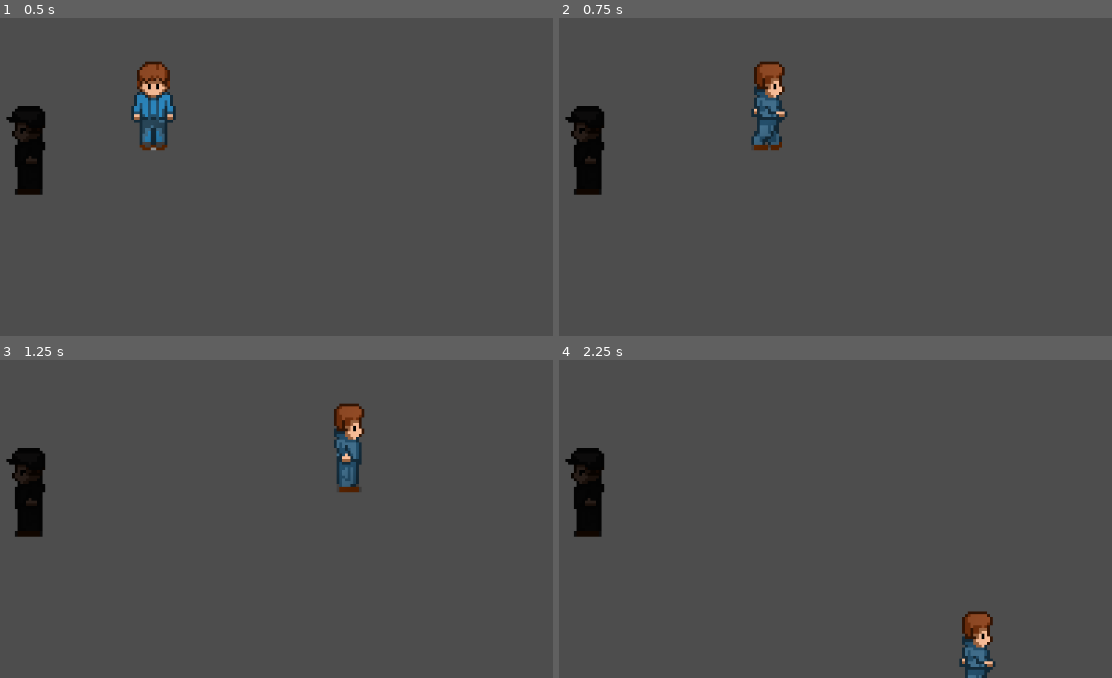
Above: before the commit, frames 1-4 (two rows, left to right).
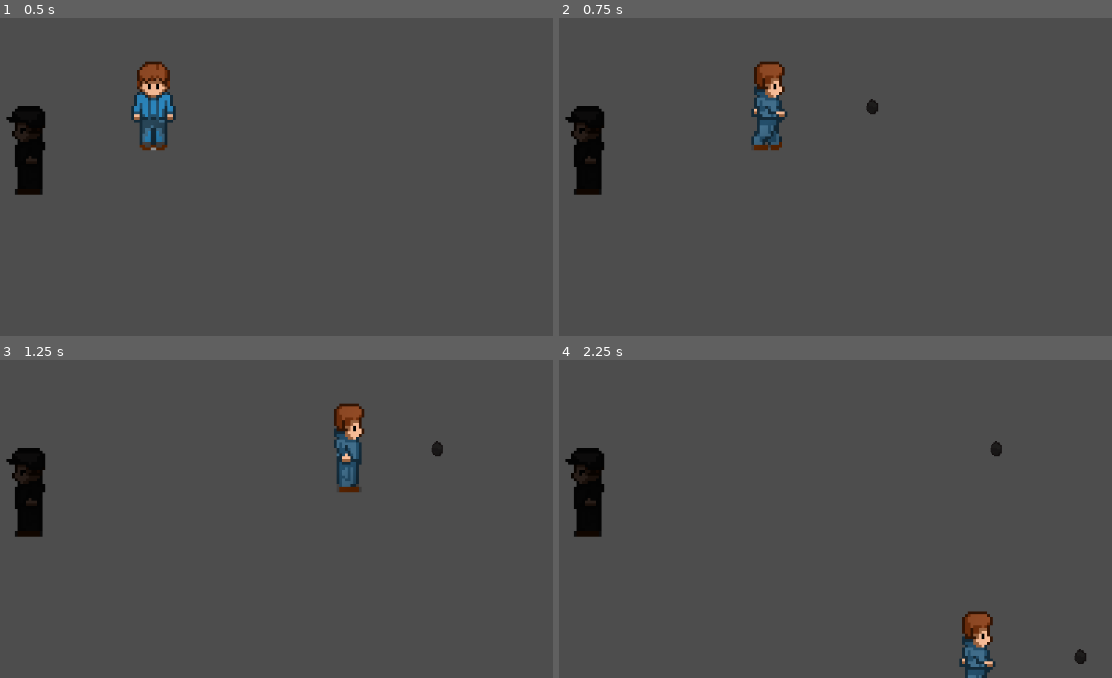
Above: after the commit, the same moments.

Repository: armab790/TDDD23_projekt
Game: Godot game, scene res://scenes/game.tscn
Two runs of this game, one before a commit and one after it. Both use one fixed random seed, a clock stepped at 60 frames per second and the inputs below.
Inputs:
- Up to frame 1 (0.5 s): no input
- Up to frame 2 (0.75 s): tap Enter at 0.5 s; hold Right (ui_right) from 0.53 s (still down); hold E (throw, bound only after the commit) from 0.53 s (still down)
- Up to frame 3 (1.25 s): keep holding Right (ui_right); keep holding E (throw, bound only after the commit)
- Up to frame 4 (2.25 s): release Right (ui_right) at 1.28 s; release E (throw, bound only after the commit) at 1.28 s; hold Down (ui_down) 1.28-2.03 s; tap E (throw, bound only after the commit) at 1.35 s; hold Right (ui_right) from 2.03 s (still down); hold E (throw, bound only after the commit) from 2.03 s (still down)

Frame 1 is identical in both runs. In frame 2, less than 0.1% of the frame differs, in the area x 55-58%, y 25-31%; in frame 3, less than 0.1%; in frame 4, 0.2%, in the area x 78-96%, y 25-96%.

Commit message:
added throwing function for luring enemy

Diff:
--- a/tddd23_projekt/project.godot
+++ b/tddd23_projekt/project.godot
@@ -15,6 +15,14 @@
 config/features=PackedStringArray("4.4", "Forward Plus")
 config/icon="res://icon.svg"
 
+[input]
+
+throw={
+"deadzone": 0.2,
+"events": [Object(InputEventKey,"resource_local_to_scene":false,"resource_name":"","device":-1,"window_id":0,"alt_pressed":false,"shift_pressed":false,"ctrl_pressed":false,"meta_pressed":false,"pressed":false,"keycode":0,"physical_keycode":69,"key_label":0,"unicode":101,"location":0,"echo":false,"script":null)
+, null]
+}
+
 [rendering]
 
 textures/canvas_textures/default_texture_filter=0
--- /dev/null
+++ b/tddd23_projekt/scenes/rock.tscn
@@ -0,0 +1,30 @@
+[gd_scene load_steps=5 format=3 uid="uid://c880onl4xyekt"]
+
+[ext_resource type="Texture2D" uid="uid://b0jccw786ijgy" path="res://assets/sprites/PNGs/small-rock.png" id="1_1di36"]
+[ext_resource type="Script" uid="uid://c4wme75d8mrwu" path="res://scripts/Rock.gd" id="1_mek2u"]
+
+[sub_resource type="PhysicsMaterial" id="PhysicsMaterial_1di36"]
+
+[sub_resource type="CircleShape2D" id="CircleShape2D_mek2u"]
+radius = 3.0
+
+[node name="Rock" type="RigidBody2D"]
+position = Vector2(5, -1)
+physics_material_override = SubResource("PhysicsMaterial_1di36")
+gravity_scale = 0.0
+contact_monitor = true
+max_contacts_reported = 4
+linear_damp = 6.0
+script = ExtResource("1_mek2u")
+
+[node name="Sprite2D" type="Sprite2D" parent="."]
+position = Vector2(2, 4.76837e-07)
+scale = Vector2(0.02, 0.0302734)
+texture = ExtResource("1_1di36")
+
+[node name="CollisionShape2D" type="CollisionShape2D" parent="."]
+position = Vector2(0, 1)
+shape = SubResource("CircleShape2D_mek2u")
+
+[node name="SFX" type="AudioStreamPlayer2D" parent="."]
+position = Vector2(0, 1)
--- /dev/null
+++ b/tddd23_projekt/scripts/Rock.gd
@@ -0,0 +1,35 @@
+extends RigidBody2D
+
+@export var throw_speed: float = 350.0
+@export var min_land_speed: float = 50.0
+
+signal noise_emitted(world_pos: Vector2)  # enemies can listen to this
+
+func _ready() -> void:
+	# No gravity in top-down
+	gravity_scale = 0.0
+	linear_damp = 3.0
+	contact_monitor = true
+	max_contacts_reported = 4
+
+func throw(dir: Vector2) -> void:
+	linear_velocity = dir.normalized() * throw_speed
+	rotation = dir.angle()
+
+func _physics_process(_delta: float) -> void:
+	# “Landing” when it slows down naturally
+	if not sleeping and linear_velocity.length() <= min_land_speed:
+		_land()
+
+func _on_Rock_body_entered(_body: Node) -> void:
+	_land()
+
+func _land() -> void:
+	if sleeping:
+		return
+	sleeping = true
+	linear_velocity = Vector2.ZERO
+	$SFX.play()
+	emit_signal("noise_emitted", global_position)
+	await $SFX.finished
+	queue_free()
--- a/tddd23_projekt/scripts/player.gd
+++ b/tddd23_projekt/scripts/player.gd
@@ -15,6 +15,8 @@
 		_set_face(Vector2.DOWN)
 	elif event.is_action_pressed("ui_up"):
 		_set_face(Vector2.UP)
+	elif event.is_action_pressed("throw"):
+		_try_throw()
 
 func _physics_process(_delta: float) -> void:
 	# Movement input (built-in helper for 2D axes)
@@ -54,3 +56,38 @@
 		return "left"
 	else:
 		return "right"
+
+const ROCK_SCENE := preload("res://scenes/Rock.tscn")
+@export var throw_cooldown := 0.35
+var _can_throw := true
+
+func _try_throw() -> void:
+	if not _can_throw:
+		return
+	_can_throw = false
+	_throw_rock()
+	await get_tree().create_timer(throw_cooldown).timeout
+	_can_throw = true
+
+func _throw_rock() -> void:
+	var rock := ROCK_SCENE.instantiate()
+	# spawn slightly ahead of feet so it doesn't immediately collide with player
+	var spawn_offset := last_dir * 10.0
+	rock.global_position = global_position + spawn_offset
+
+	# make sure the rock doesn't collide with the player that threw it
+	if rock is RigidBody2D:
+		rock.add_collision_exception_with(self)
+
+	# send it in the last faced direction (cardinal)
+	rock.throw(last_dir)
+
+	# listen for the noise for future AI (optional)
+	rock.noise_emitted.connect(_on_rock_noise)
+
+	# add to same parent as player (so it shares world/layers)
+	get_parent().add_child(rock)
+
+func _on_rock_noise(pos: Vector2) -> void:
+	# Placeholder: later you’ll broadcast this to enemies’ AI
+	print("Rock noise at: ", pos)
Binary file added: tddd23_projekt/assets/sprites/PNGs/small-rock.png
Not shown, added: tddd23_projekt/assets/sprites/PNGs/small-rock.png.import
Not shown, added: tddd23_projekt/scripts/Rock.gd.uid
